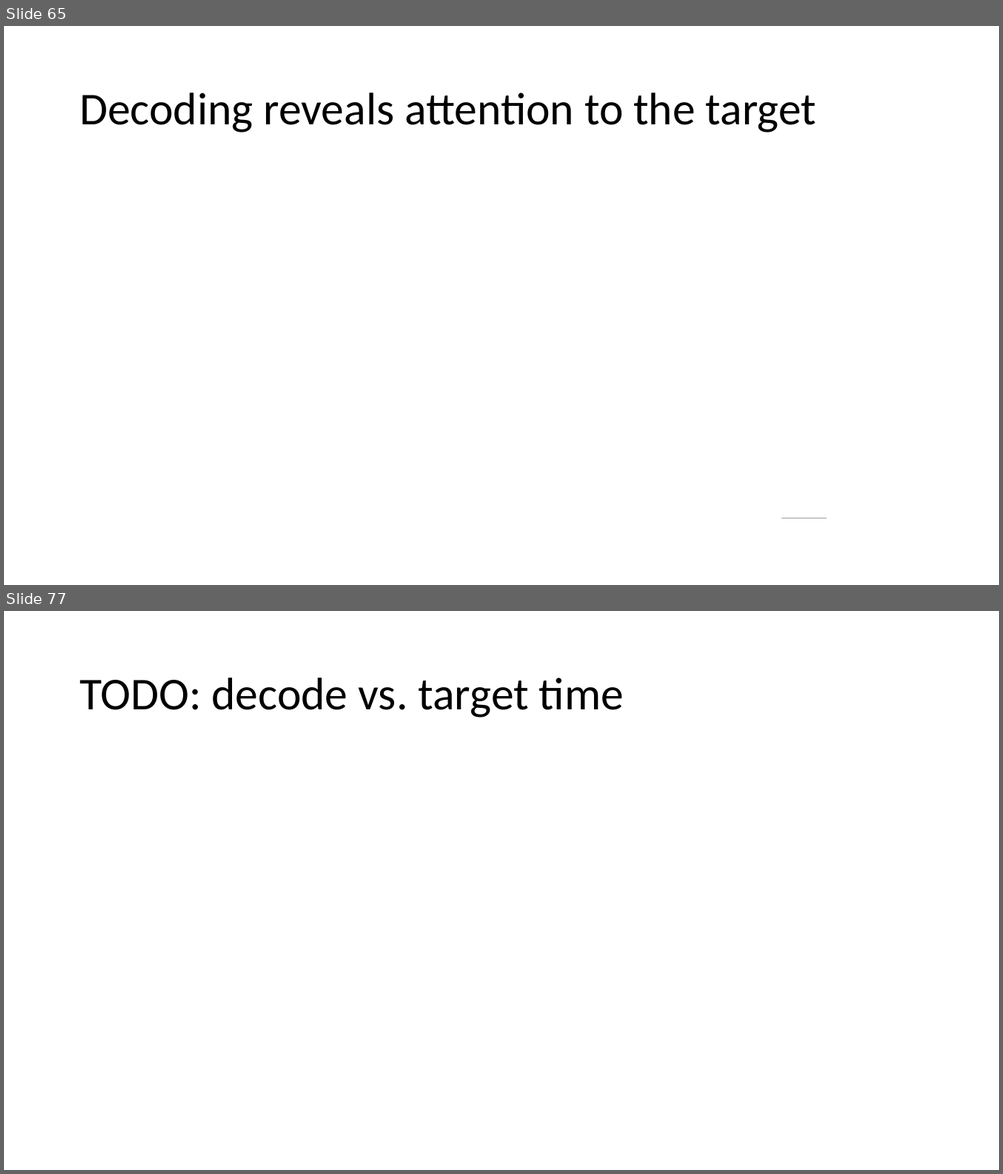
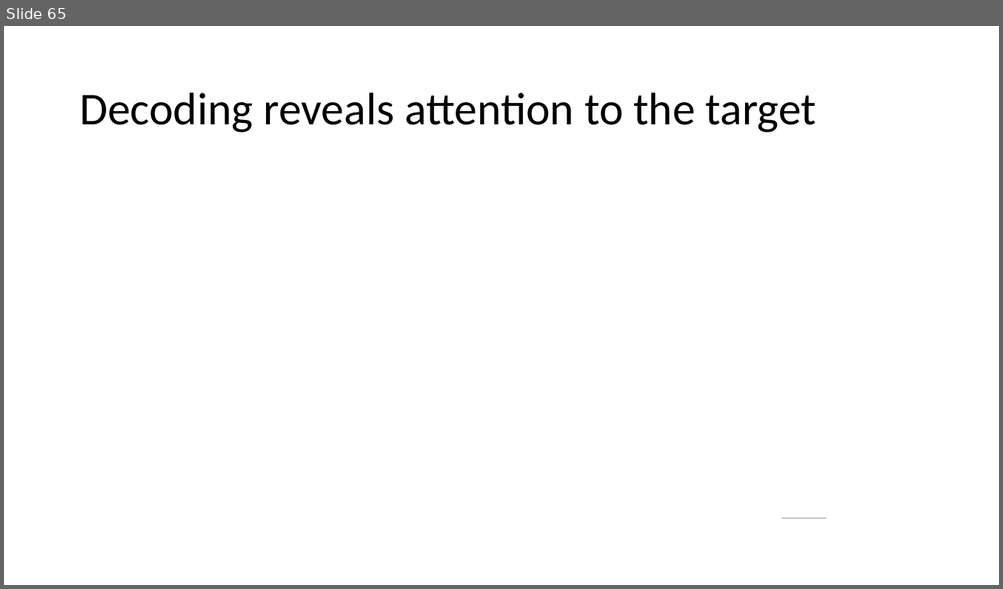
Before and after one commit to haberdashPI/german_track, a slide deck: presentations/ARO_2021/adapting_auditory_attention.pptx. Shown one above the other, each under a label of ours: slides 65 and 77 before the commit, slide 65 after it; the slides between them are not shown. The pictures are 1003x1174 and 1003x589 pixels, drawn with LibreOffice and Linux fonts; fonts in the diff are those of the drawing; grey boxes stand for pictures. Boxes give left, top, right and bottom in pixels: in the first picture for what was removed or moved away, otherwise in the second. Text is boxed around its words. In the diff, an @@ line names an element or a change of style, - is before the commit and + after.

```diff
--- a/presentations/ARO_2021/adapting_auditory_attention.pptx
+++ b/presentations/ARO_2021/adapting_auditory_attention.pptx
@@ slide 77 removed at [4, 611, 999, 1170], background #FFFFFF @@
@@ title removed at [79, 678, 623, 718] @@
-TODO: decode vs. target time
```
Also in this commit, not shown: 12 slides changed, 11 slides added, 1 other slide removed.
